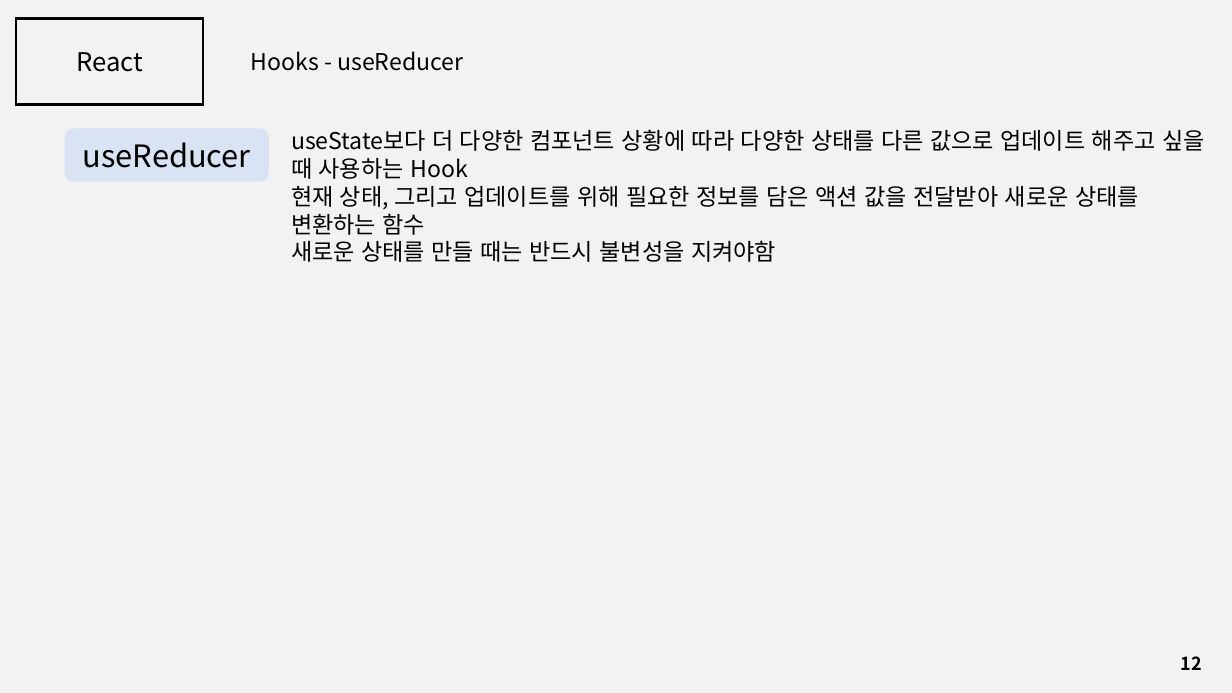
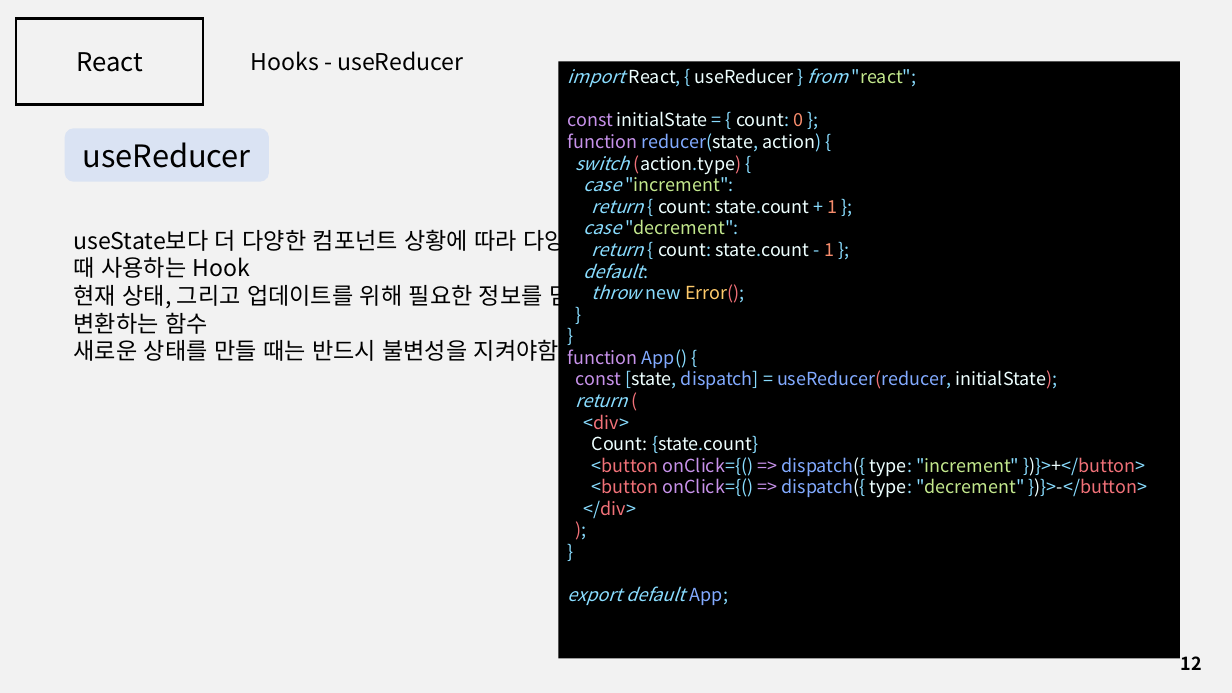
Before and after one commit to J3SUNG/Seminar, a slide deck: slide 12 of 210218_React_2.pptx. Drawn at 1232x693 pixels with LibreOffice and Linux fonts; fonts in the diff are those of the drawing. Boxes give left, top, right and bottom in pixels: in the first picture for what was removed or moved away, otherwise in the second. Text is boxed around its words. In the diff, an @@ line names an element or a change of style, - is before the commit and + after.

```diff
--- a/210218_React_2.pptx
+++ b/210218_React_2.pptx
@@ rectangle added at box(558, 61, 1180, 658), fill #000000, 14 pt, text #89DDFF @@
+import React, { useReducer } from "react";
+const initialState = { count: 0 };
+function reducer(state, action) {
+switch (action.type) {
+case "increment":
+return { count: state.count + 1 };
+case "decrement":
+return { count: state.count - 1 };
+default:
+throw new Error();
+}
+}
+function App() {
+const [state, dispatch] = useReducer(reducer, initialState);
+return (
+<div>
+Count: {state.count}
+<button onClick={() => dispatch({ type: "increment" })}>+</button>
+<button onClick={() => dispatch({ type: "decrement" })}>-</button>
+</div>
+);
+}
+export default App;
@@ text "useState보다 더 다양한 컴포넌트 상황에 ..." rewrapped from box(291, 129, 1205, 262) to box(74, 225, 868, 365) @@
```
Also in this commit, not shown: 5 other slides changed, 1 other file.
